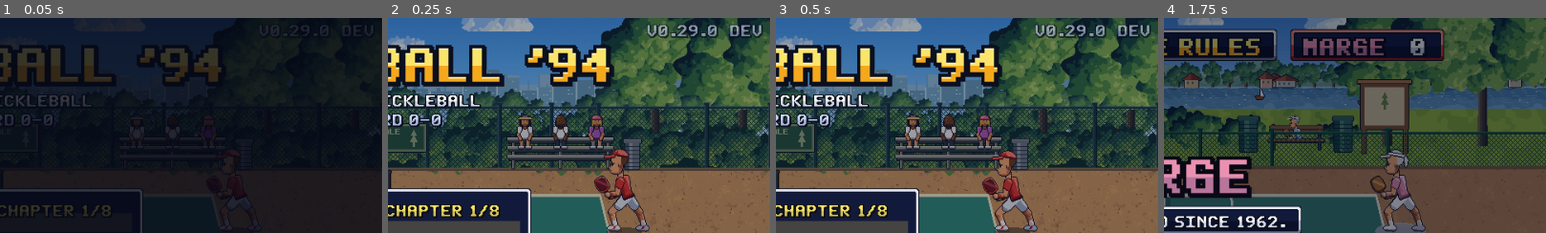
Above: before the commit, frames 1-4 (left to right).
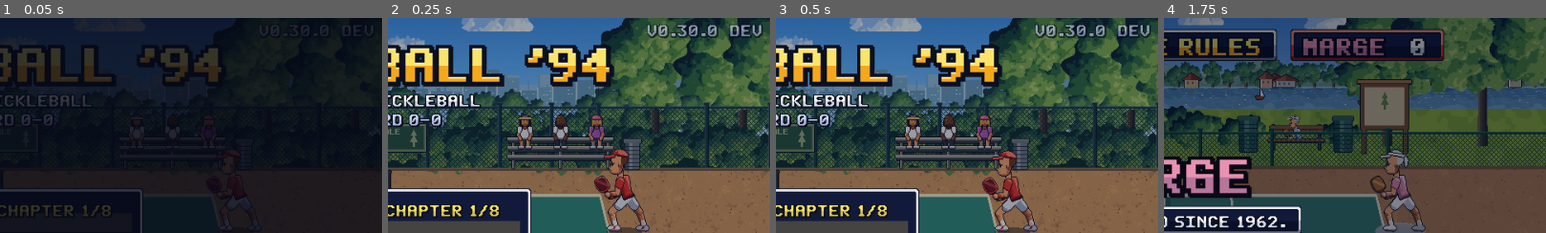
Above: after the commit, the same moments.

Repository: austinthedeveloper/pickleball-port-kit
Game: Godot game, scene res://scenes/boot.tscn
The game is run twice, just before and just after one commit, with the same random seed, the same clock (stepped at 60 frames per second) and the same inputs.
Inputs (mouse positions are % of the whole screen's width and height, from its top left):
- Up to frame 1 (0.05 s): no input
- Up to frame 2 (0.25 s): no input
- Up to frame 3 (0.5 s): no input
- Up to frame 4 (1.75 s): tap Enter (start) at 0.5, 1.25 s; hold D (move_right) 0.53-1.28 s; hold K (drive) 0.53-1.28 s; click (50, 50) at 0.67 s; hold S (move_down) from 1.28 s (still down); tap Space (hit) at 1.35 s; click (50, 50) at 1.42 s
The pictures show only the part of the screen within x 50-100%, y 0-50%; the shares and areas given below are measured in that part.

The runs differ from the first frame. In frame 1, less than 0.1% of the frame differs, in the area x 76-81%, y 4-8%; in frame 2, 0.1%, in the area x 75-81%, y 3-10%; in frame 3, 0.1%; in frame 4, nothing differs.

Commit message:
Release 0.30.0: version bump and release notes
Co-Authored-By: Claude Opus 5.5 <noreply@anthropic.com>

Diff:
--- a/game/project.godot
+++ b/game/project.godot
@@ -10,7 +10,7 @@
 run/main_scene="res://scenes/boot.tscn"
 config/features=PackedStringArray("4.7")
 config/icon="res://icon.png"
-config/version="0.29.0"
+config/version="0.30.0"
 config/update_repo="austinthedeveloper/pickleball-port-kit"
 boot_splash/bg_color=Color(0.04, 0.06, 0.12, 1)
 
Not shown, changed: game/export_presets.cfg
Not shown, changed: design/PORT_ROADMAP.md
Not shown, changed: game/CHANGELOG.md
Not shown, changed: game/RELEASE_NOTES.md
